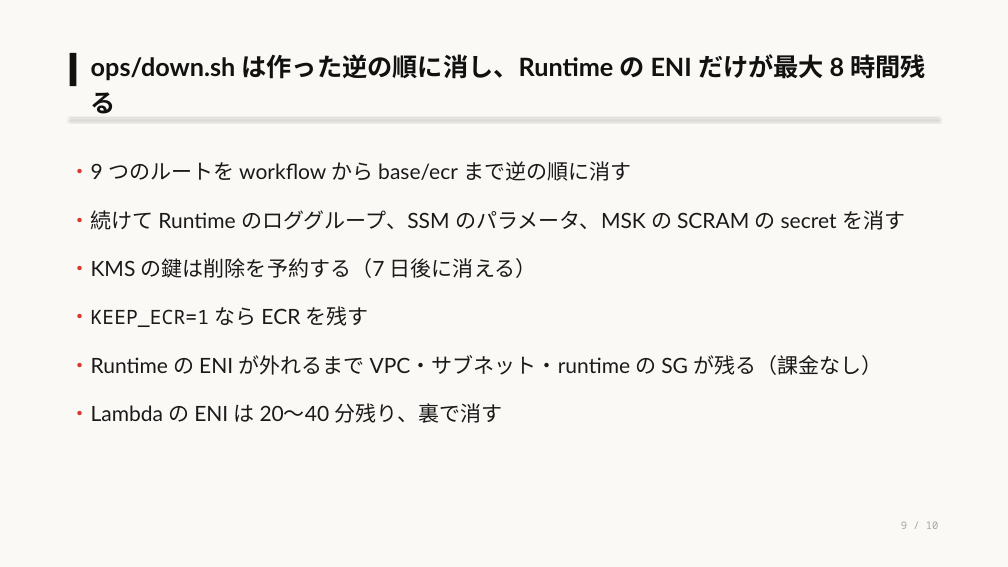
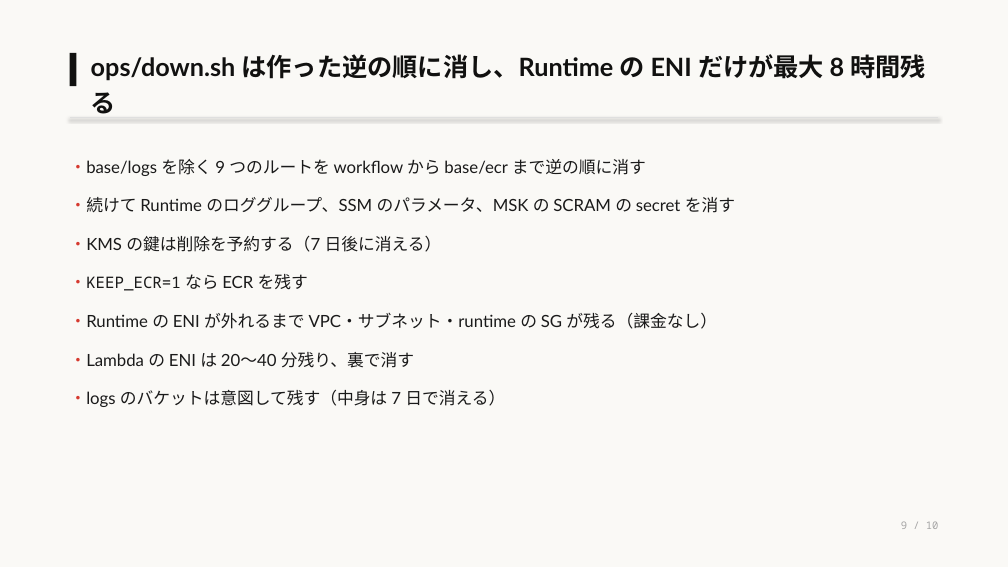
Before and after one commit to eddie-eights/nwc-poc, a slide deck: slide 9 of docs/architecture-managed.pptx. Drawn at 1008x567 pixels with LibreOffice and Linux fonts; fonts in the diff are those of the drawing. Boxes give left, top, right and bottom in pixels: in the first picture for what was removed or moved away, otherwise in the second. Text is boxed around its words. In the diff, an @@ line names an element or a change of style, - is before the commit and + after.

```diff
--- a/docs/architecture-managed.pptx
+++ b/docs/architecture-managed.pptx
@@ text at <box>70,159,646,176</box>: text changed; size 20 to 16 pt @@
-・9 つのルートを workflow から base/ecr まで逆の順に消す
+・base/logs を除く 9 つのルートを workflow から base/ecr まで逆の順に消す
@@ text at <box>70,197,735,368</box>: size 20 to 16 pt in "・続けて Runtime のロググループ、SSM のパラメータ、MSK の SCRAM の ...", "・KMS の鍵は削除を予約する（7 日後に消える）", "・KEEP_ECR=1 なら ECR を残す", "・Runtime の ENI が外れるまで VPC・サブネット・runtime の SG ..." and 1 more places; size 18.8 to 15 pt in "・KEEP_ECR=1"; less space between paragraphs @@
@@ text at <box>70,389,505,407</box>: paragraph added @@
+・logs のバケットは意図して残す（中身は 7 日で消える）
```
Also in this commit, not shown: 2 other slides changed, 12 other files.
